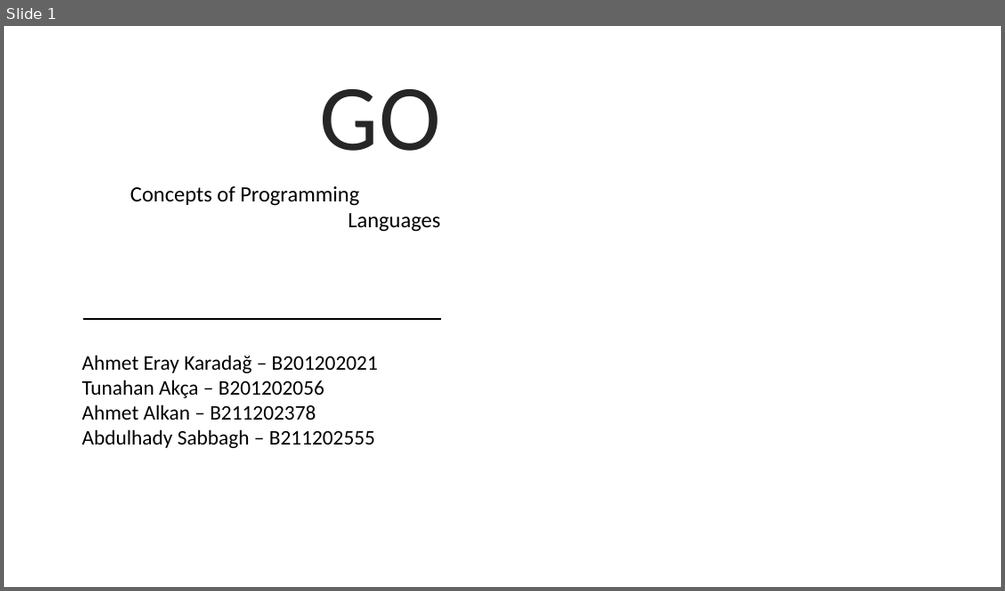
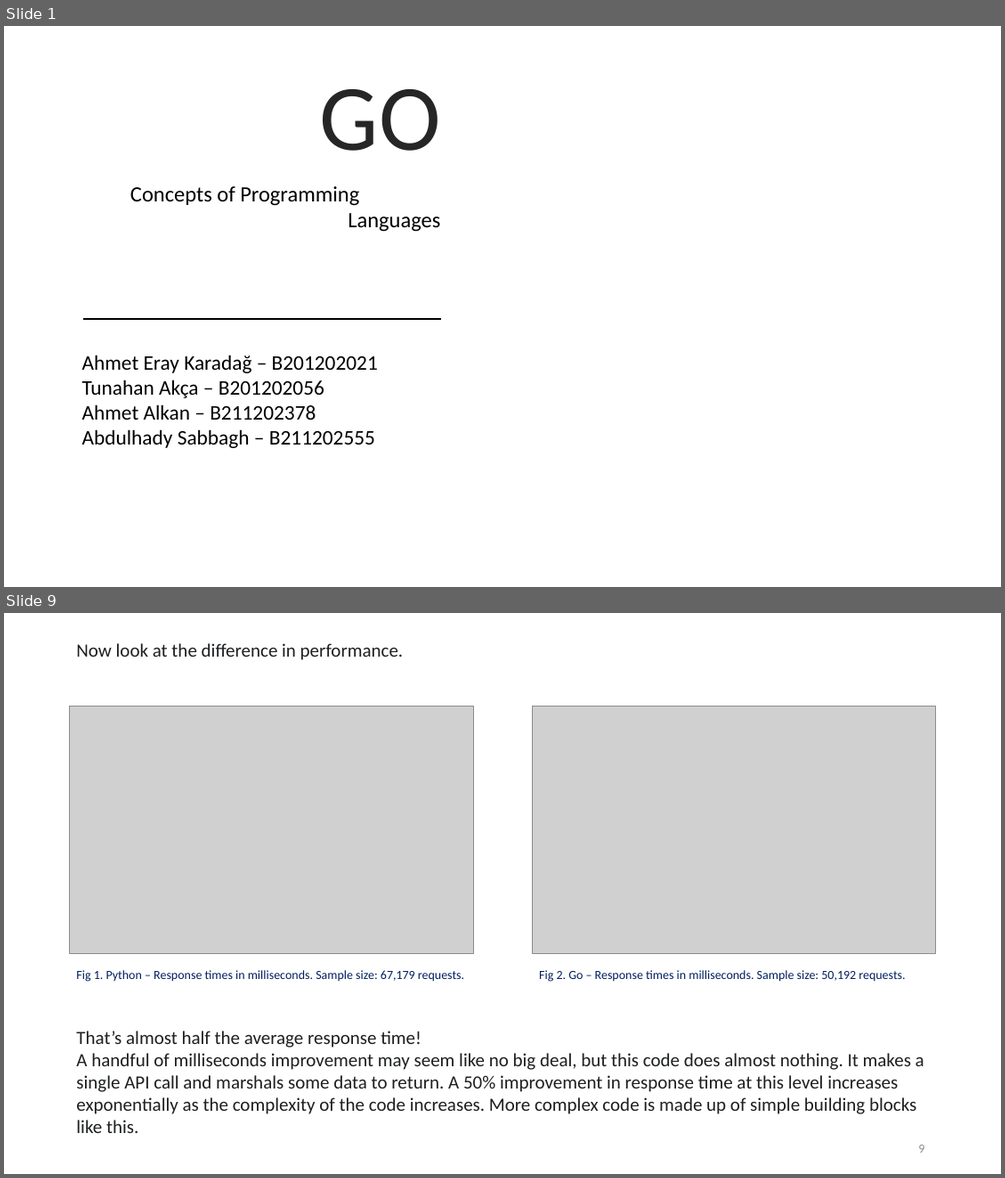
Before and after one commit to eraykaradag/pdp, a slide deck: GO.pptx. Shown one above the other, each under a label of ours: slide 1 before the commit, slides 1 and 9 after it; the slides between them are not shown. The pictures are 1005x591 and 1005x1178 pixels, drawn with LibreOffice and Linux fonts; fonts in the diff are those of the drawing; grey boxes stand for pictures; background and template pictures are left out. Boxes give left, top, right and bottom in pixels: in the first picture for what was removed or moved away, otherwise in the second. Text is boxed around its words. In the diff, an @@ line names an element or a change of style, - is before the commit and + after.

```diff
--- a/GO.pptx
+++ b/GO.pptx
@@ slide 9 added at (4,613,1001,1174), background picture (left out) @@
@@ text added at (76,643,404,660), 18 pt, text #1D1F21 @@
+Now look at the difference in performance.
@@ picture added at (69,706,473,953) @@
@@ picture added at (532,706,936,953) @@
@@ text added at (76,970,464,981), 12 pt, text #002060 @@
+Fig 1. Python – Response times in milliseconds. Sample size: 67,179 requests.
@@ text added at (539,970,905,981), 12 pt, text #002060 @@
+Fig 2. Go – Response times in milliseconds. Sample size: 50,192 requests.
@@ text added at (76,1030,924,1133), 18 pt, text #1D1F21 @@
+That’s almost half the average response time!
+A handful of milliseconds improvement may seem like no big deal, but this code does almost nothing. It makes a single API call and marshals some data to return. A 50% improvement in response time at this level increases exponentially as the complexity of the code increases. More complex code is made up of simple building blocks like this.
@@ page number added at (918,1144,924,1152), 12 pt, text #8C8C8C @@
+9
```
Also in this commit, not shown: 2 slides changed, 7 other slides added, 1 slide removed.
